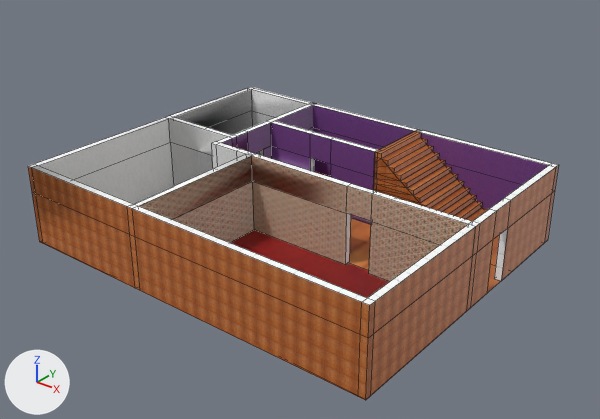
Renders of the FBX model Horror3D/Assets/Models/Dmytro/Room.fbx from each side of a commit.
Both versions are drawn from a camera (50 mm lens) standing at (30.0, -27.9, 28.8) and looking at (-2.8, 13.2, 3.3). Arrows for +X, +Y and +Z are at lower left; the lights stay in place. Mesh edges are drawn as thin lines. Where no turn or scale is listed for an object, it has been applied to the vertices. Vertices at the same position are counted once.

The first picture shows 'PolyShape', 'Stairs', 'Плоскость'.
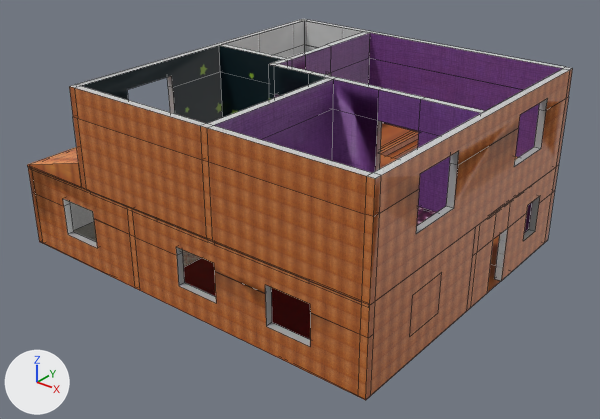
Changed parts and their boxes (x1, y1, x2, y2) in the pictures (600 x 419 px):
'2Pietro', added: after (69, 19, 573, 305)
    faces in mat_wood (picture img_woodhouse_png): (69, 68, 573, 305)
    faces in mat_2floor_mother_room (picture img_corridor_jpg): (214, 33, 563, 212)
    faces in mat_sonroomwall (picture img_sonroom_jpg_png): (82, 46, 326, 123)
    faces in mat_2floorwallbathroom (picture img_bathroom_jpg): (70, 19, 572, 234)
    faces in mat_2floorbathwall (picture img_bathroom_jpg): (226, 21, 363, 58)
'PolyShape', reshaped: before (28, 87, 558, 400); after (28, 166, 558, 400)
'Roof.001', added (orange): after (27, 147, 82, 188)
    faces in mat_roofwood (picture img_woodhouse_png): (27, 163, 82, 188)
    faces in mat_roof (picture img_roof_png): (28, 147, 79, 165)
'floor2', added (brown): after (380, 123, 518, 225)
    faces in mat_2floor_wood (picture img_woodhouse_png): (380, 123, 518, 168)
    faces in mat_2floor_mother (picture img_karpet_mother_jpg_png): (417, 206, 437, 225)
part 1 of me_polyshape_003, built on: (32, 167, 556, 396) in both
'Stairs', unchanged, covered by the edit: before (373, 131, 488, 221); after (380, 132, 419, 159)

The change, as a diff of the scene's bpy script:
```diff
--- a/Horror3D/Assets/Models/Dmytro/Room.fbx.py
+++ b/Horror3D/Assets/Models/Dmytro/Room.fbx.py
@@ me_polyshape_003 @@
-me_polyshape_003.from_pydata(...)  # 223 vertices, 259 faces; spans x -25.0..4.0, y 5.0..28.5, z 0.0..6.0
+me_polyshape_003.from_pydata(...)  # 287 vertices, 284 faces; spans x -25.0..4.0, y 5.0..28.5, z 0.0..6.0
+# me_polyshape_003 part 1
+# 22 faces are deleted
+# 49 vertices are added at x -21.3..4.0, y 5.0..25.9, z 1.8..4.6
+# 15 new vertices lie (0.0, 0.5, 0.0) away from vertices in x -21.3..0.2, y 5.0, z 1.8..4.6
+# 2 new faces join them, mat_corridor (picture img_corridor_jpg)
+# 29 new faces join them, mat_probuilderdefault_007 (picture img_gridbox_default_png)
+# 7 new faces join them, mat_wood (picture img_woodhouse_png)
+# 3 new faces join them, mat_livingroom (picture img_без_имени_1_png)
+# 6 new faces join them, mat_kitchen (picture img_kitchen_jpg)
 me_polyshape_003.materials.append(mat_probuilderdefault_007)
@@ ob_2pietro @@
+ob_2pietro = bpy.data.objects.new('2Pietro', me_2pietro)  # 189 vertices, 190 faces; spans x -18.5..4.5, y 22.5..46.0, z 6.0..13.0; in mat_wood (picture img_woodhouse_png), mat_2floorwallbathroom (picture img_bathroom_jpg), mat_2floorbathwall (picture img_bathroom_jpg), mat_sonroomwall (picture img_sonroom_jpg_png), mat_2floor_mother_room (picture img_corridor_jpg)
+ob_2pietro.location = (5.92, -20.16, 0.0)
@@ ob_floor2 @@
+ob_floor2 = bpy.data.objects.new('floor2', me_плоскость_004)  # 70 vertices, 68 faces; spans x -13.3..15.5, y -15.9..7.5, z -0.2..0.0; in mat_2floorwallbathroom (picture img_bathroom_jpg), mat_2floor_wood (picture img_woodhouse_png), mat_2floot_carpet (picture img_karpet_son1_jpg_png), mat_2floor_mother (picture img_karpet_mother_jpg_png), mat_potolok (white #e7e7e7)
+ob_floor2.location = (-5.19, 18.3, 6.02)
@@ ob_roof_001 @@
+ob_roof_001 = bpy.data.objects.new('Roof.001', me_плоскость_005)  # 8 vertices, 6 faces; spans x 3.8..9.9, y 1.4..24.9, z -4.0..-2.2; in mat_roofwood (picture img_woodhouse_png), mat_roof (picture img_roof_png)
+ob_roof_001.location = (-22.55, 0.98, 9.97)
```
